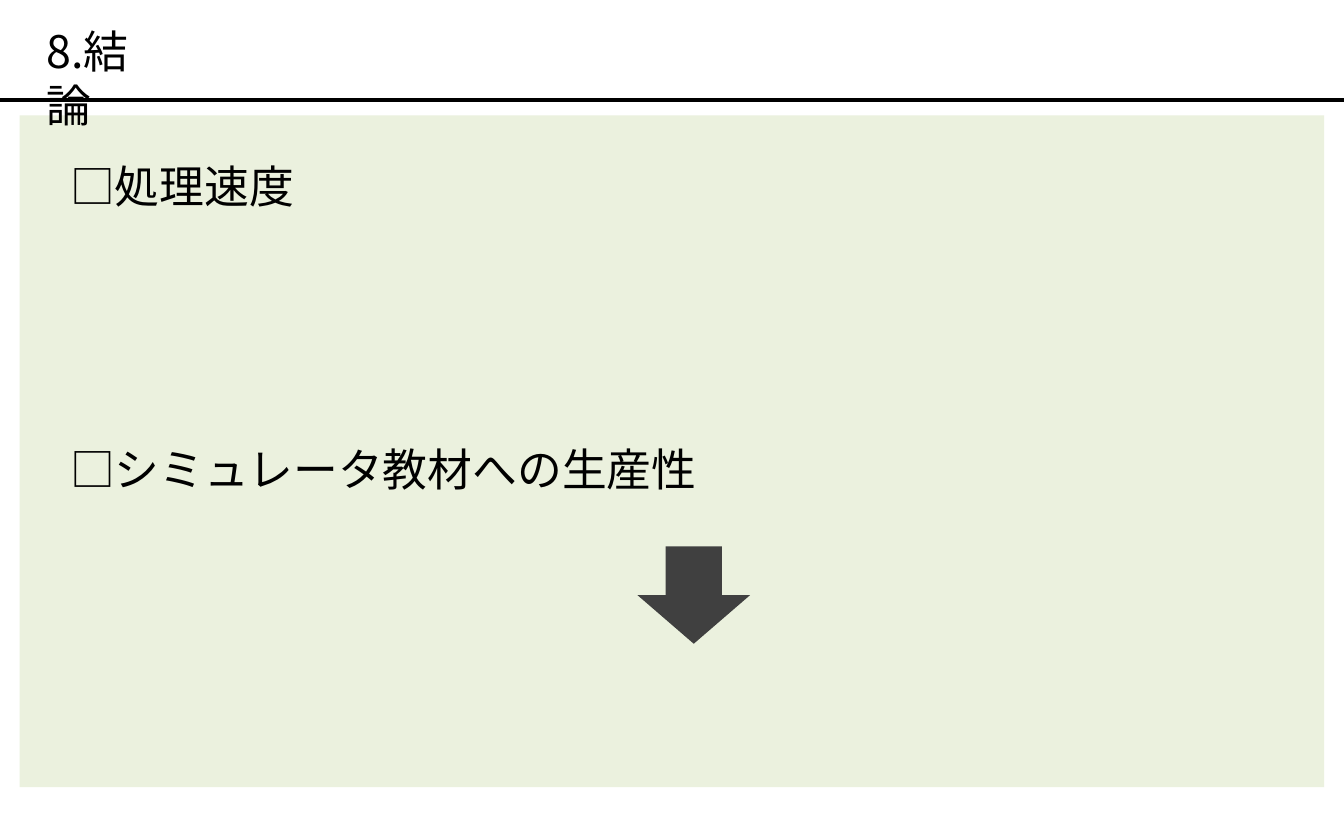
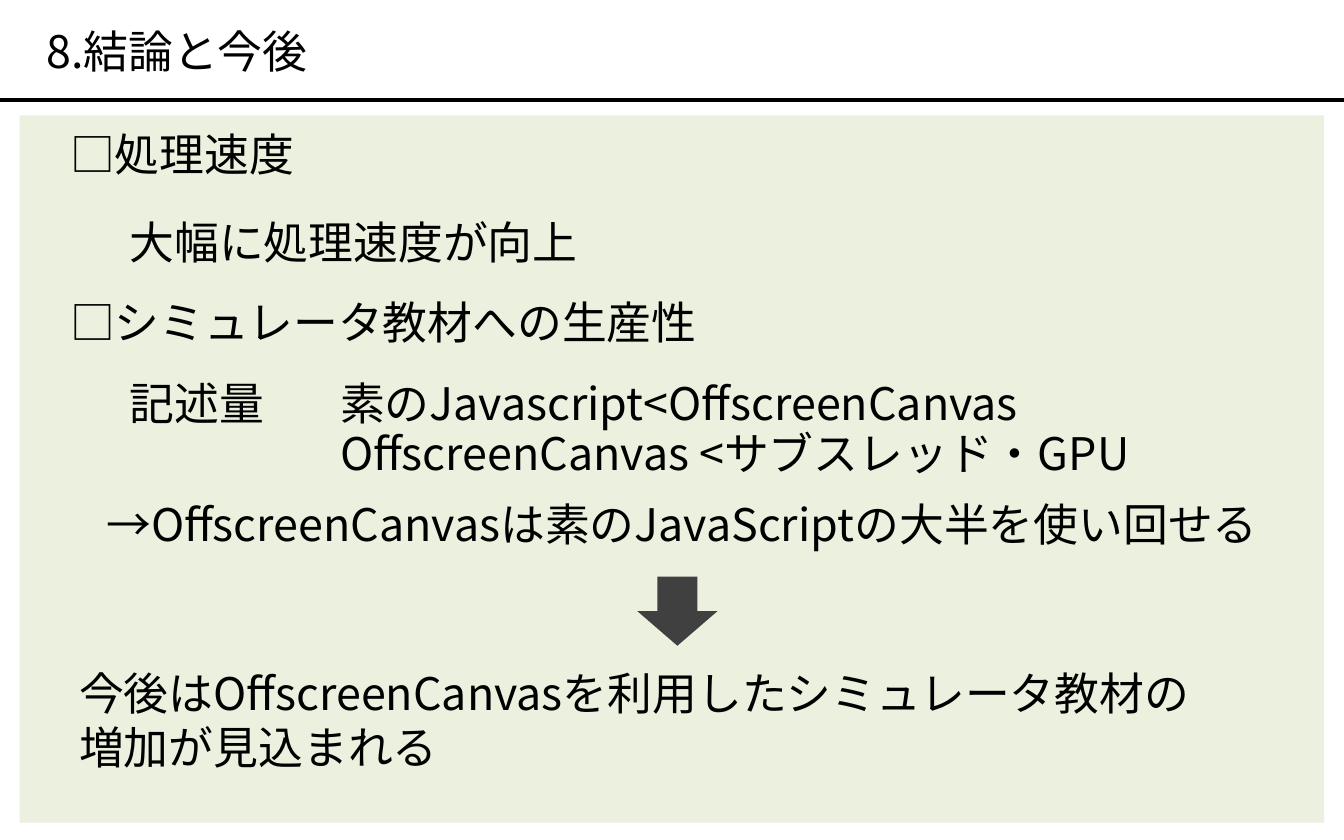
Before and after one commit to okmtaoo/-, a slide deck: slide 10 of presentation/出す.pptx (slide 9 before the commit). Drawn at 1344x840 pixels with LibreOffice and Linux fonts; fonts in the diff are those of the drawing. Boxes give left, top, right and bottom in pixels: in the first picture for what was removed or moved away, otherwise in the second. Text is boxed around its words. In the diff, an @@ line names an element or a change of style, - is before the commit and + after.

```diff
--- a/presentation/出す.pptx
+++ b/presentation/出す.pptx
@@ text at (x1=46, y1=30, x2=307, y2=72): text changed @@
-8.結論
+8.結論と今後
@@ rectangle resized from (x1=20, y1=116, x2=1325, y2=788) to (x1=20, y1=116, x2=1325, y2=823) @@
@@ text "□処理速度" moved from (x1=70, y1=165, x2=294, y2=207) to (x1=70, y1=133, x2=294, y2=175) @@
@@ text added at (x1=130, y1=221, x2=578, y2=263), 24 pt, text #000000 @@
+大幅に処理速度が向上
@@ text "□シミュレータ教材への生産性" moved from (x1=70, y1=448, x2=696, y2=490) to (x1=70, y1=301, x2=696, y2=343) @@
@@ text added at (x1=130, y1=382, x2=264, y2=423), 24 pt, text #000000 @@
+記述量
@@ text added at (x1=340, y1=382, x2=1018, y2=431), 24 pt, text #000000 @@
+素のJavascript<OffscreenCanvas
@@ text added at (x1=340, y1=425, x2=1129, y2=474), 24 pt, text #000000 @@
+OffscreenCanvas <サブスレッド・GPU
@@ text added at (x1=106, y1=503, x2=1258, y2=552), 24 pt, text #000000 @@
+→OffscreenCanvasは素のJavaScriptの大半を使い回せる
@@ down arrow resized from (x1=637, y1=547, x2=750, y2=644) to (x1=637, y1=577, x2=718, y2=645) @@
@@ text added at (x1=79, y1=672, x2=1189, y2=768), 24 pt, text #000000 @@
+今後はOffscreenCanvasを利用したシミュレータ教材の
+増加が見込まれる
```
Also in this commit, not shown: 6 other slides changed, 2 slides added, 1 other file.
